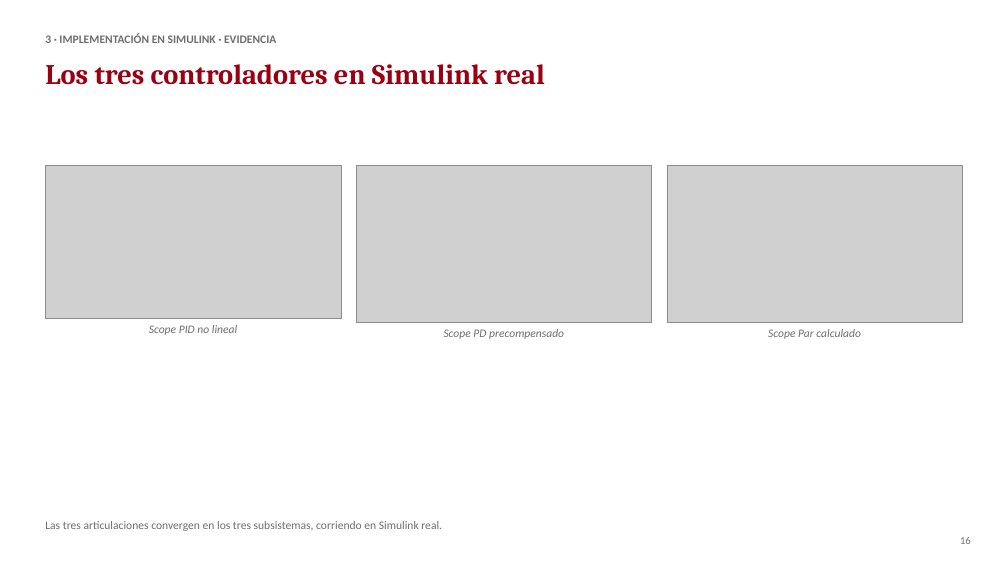
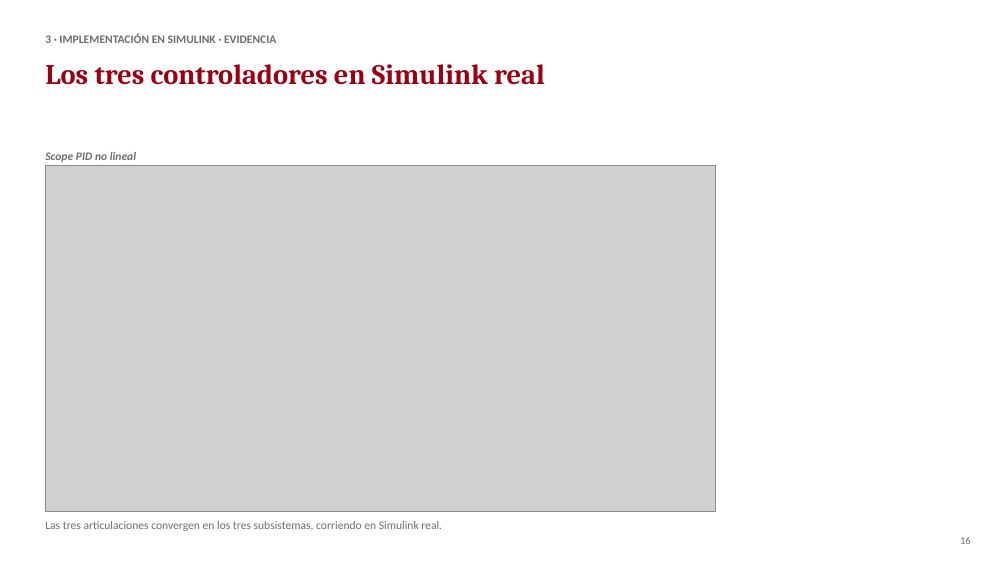
Before and after one commit to webconceptos/Robotica3GDL, a slide deck: slide 16 of 04_presentacion/PPT_Trabajo_Final_Robot_3GDL.pptx. Drawn at 1008x567 pixels with LibreOffice and Linux fonts; fonts in the diff are those of the drawing; grey boxes stand for pictures. Boxes give left, top, right and bottom in pixels: in the first picture for what was removed or moved away, otherwise in the second. Text is boxed around its words. In the diff, an @@ line names an element or a change of style, - is before the commit and + after.

```diff
--- a/04_presentacion/PPT_Trabajo_Final_Robot_3GDL.pptx
+++ b/04_presentacion/PPT_Trabajo_Final_Robot_3GDL.pptx
@@ picture: place and size @@
-picture at box(45, 166, 341, 318)
+picture at box(45, 166, 715, 511)
@@ text "Scope PID no lineal": place and size @@
-text "Scope PID no lineal" at box(149, 325, 237, 335)
+text "Scope PID no lineal" at box(45, 152, 136, 162)
@@ text "Scope PID no lineal" at box(45, 152, 136, 162): bold on; alignment centre to justified @@
@@ picture removed at box(356, 166, 652, 323) @@
@@ picture removed at box(667, 166, 963, 322) @@
@@ text removed at box(444, 329, 564, 339) @@
-Scope PD precompensado
@@ text removed at box(768, 329, 861, 339) @@
-Scope Par calculado
```
Also in this commit, not shown: 24 other slides changed, 3 slides added, 1 other file.
